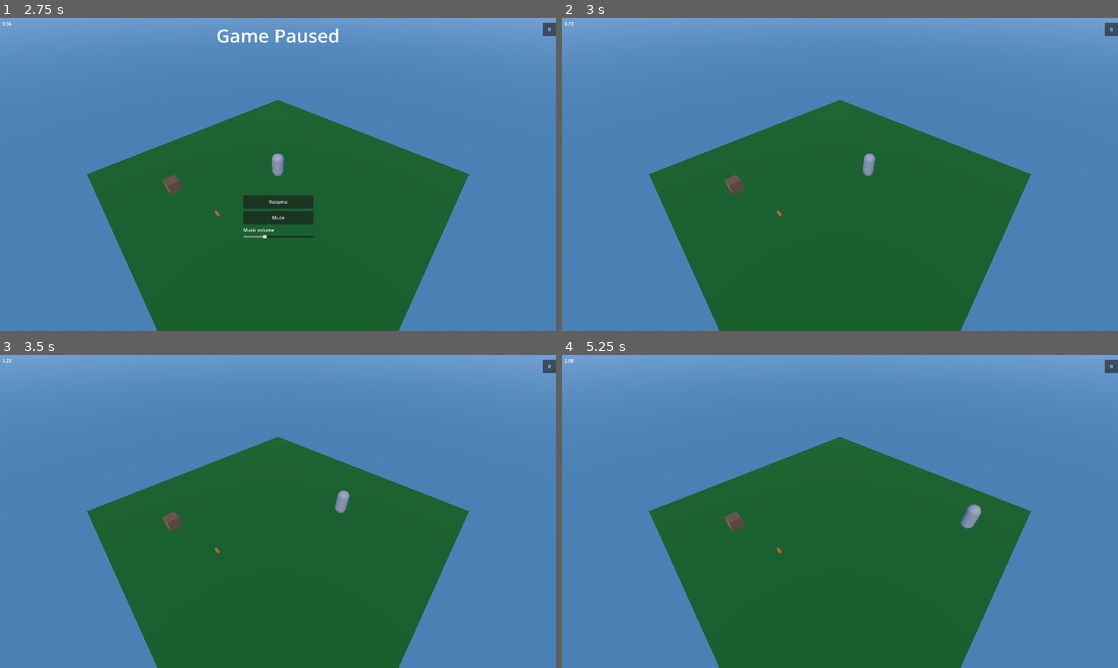
Above: before the commit, frames 1-4 (two rows, left to right).
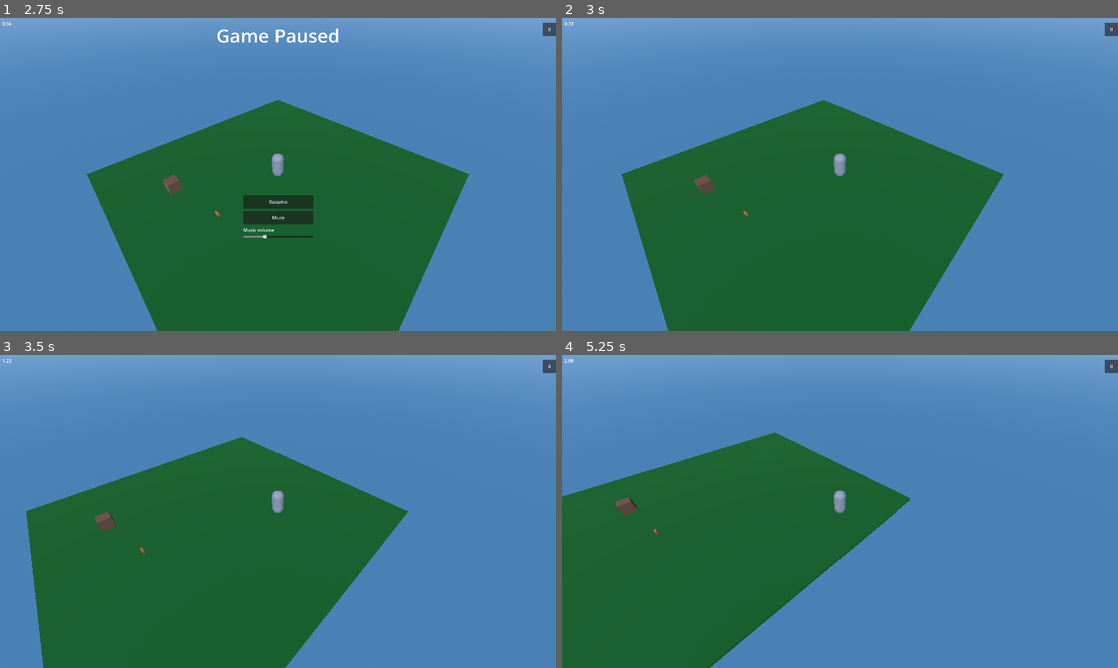
Above: after the commit, the same moments.

Repository: allemansratten/bigmode-2026
Game: Godot game, scene res://scenes/Game.tscn
Same seed, same stepped clock (60 frames per second), same inputs: the game is played once before the commit and once after it. Sound files missing from this copy of the repository are replaced by a short silence.
Inputs:
- Up to frame 1 (2.75 s): click "II" at 0.5 s; click "Resume" at 1.25 s; click "Mute" at 2 s
- Up to frame 2 (3 s): tap Enter at 2.75 s; hold D (move_right) from 2.78 s (still down); tap Shift (dash) at 2.85 s
- Up to frame 3 (3.5 s): keep holding D (move_right)
- Up to frame 4 (5.25 s): release D (move_right) at 3.53 s; hold S (move_back) 3.53-4.28 s; tap E (interact) at 3.6 s; hold D (move_right) 4.28-5.03 s; hold F (throw) 4.28-5.03 s; hold W (move_forward) from 5.03 s (still down); tap Shift (dash) at 5.1 s

Frame 1 is identical in both runs. In frame 2, 9.5% of the frame differs, in the area x 10-85%, y 26-100%; in frame 3, 20%; in frame 4, 36%, in the area x 0-85%, y 24-100%.

Commit message:
Attach camera to player; follow position, keep fixed rotation
- Move Camera3D from Game to Player scene
- game_camera_3d: follow parent global_position + offset each frame
- Lock global_rotation so camera doesn't rotate with player model
- Export offset (default 8, 10, 8) for tuning

Diff:
--- a/scenes/Game.tscn
+++ b/scenes/Game.tscn
@@ -3,9 +3,9 @@
 [ext_resource type="Script" uid="uid://b2qim3ljwi076" path="res://scripts/game.gd" id="1_e3hwy"]
 [ext_resource type="PackedScene" uid="uid://fjrqjm0d4cgo" path="res://scenes/ui/GUI.tscn" id="2_3x8es"]
 [ext_resource type="PackedScene" uid="uid://cplayer001" path="res://scenes/Player.tscn" id="3_player"]
-[ext_resource type="Script" uid="uid://ccvi13rbwbn8w" path="res://scripts/game_camera_3d.gd" id="4_cam"]
 [ext_resource type="PackedScene" uid="uid://brick001" path="res://scenes/items/Brick.tscn" id="5_brick"]
 [ext_resource type="PackedScene" path="res://scenes/items/Crate.tscn" id="6_aug50"]
+[ext_resource type="PackedScene" path="res://scenes/rooms/ExampleRoom.tscn" id="7_kiw3p"]
 
 [sub_resource type="ProceduralSkyMaterial" id="ProceduralSkyMaterial_sky"]
 sky_top_color = Color(0.25, 0.45, 0.75, 1)
@@ -59,9 +59,8 @@
 [node name="DirectionalLight3D" type="DirectionalLight3D" parent="." unique_id=1906586219]
 transform = Transform3D(0.8660253, -0.35355338, 0.3535538, 0, 0.70710725, 0.7071064, -0.50000024, -0.612372, 0.6123727, 0, 5, 0)
 
-[node name="Camera3D" type="Camera3D" parent="." unique_id=1134331709]
-transform = Transform3D(1, 0, 0, 0, 1, 0, 0, 0, 1, 8, 10, 8)
-script = ExtResource("4_cam")
-
 [node name="Crate" parent="." unique_id=149966801 instance=ExtResource("6_aug50")]
 transform = Transform3D(1, 0, 0, 0, 1, 0, 0, 0, 1, -3.9937057, 0.4000004, 6.0330143)
+
+[node name="ExampleRoom" parent="." unique_id=367529650 instance=ExtResource("7_kiw3p")]
+transform = Transform3D(1, 0, 0, 0, 1, 0, 0, 0, 1, 15.286578, 0.52830935, 0)
--- a/scenes/Player.tscn
+++ b/scenes/Player.tscn
@@ -1,6 +1,7 @@
 [gd_scene format=3 uid="uid://cplayer001"]
 
 [ext_resource type="Script" uid="uid://d34iv2yt542bf" path="res://scripts/player.gd" id="1_player"]
+[ext_resource type="Script" uid="uid://ccvi13rbwbn8w" path="res://scripts/game_camera_3d.gd" id="2_cam"]
 
 [sub_resource type="CapsuleShape3D" id="CapsuleShape3D_floor"]
 radius = 0.4
@@ -23,3 +24,7 @@
 
 [node name="HoldPoint" type="Node3D" parent="." unique_id=1479909131]
 transform = Transform3D(-4.371139e-08, 0, 1, 0, 1, 0, -1, 0, -4.371139e-08, 0.6, 0.8, 0)
+
+[node name="Camera3D" type="Camera3D" parent="." unique_id=1134331709]
+transform = Transform3D(1, 0, 0, 0, 1, 0, 0, 0, 1, 8, 10, 8)
+script = ExtResource("2_cam")
--- a/scripts/game_camera_3d.gd
+++ b/scripts/game_camera_3d.gd
@@ -1,7 +1,20 @@
 extends Camera3D
 
-## World position the camera looks at (e.g. floor center or player)
-@export var look_target: Vector3 = Vector3.ZERO
+## World-space offset from the parent (e.g. player). Camera moves with parent but keeps fixed rotation.
+@export var offset: Vector3 = Vector3(8.0, 10.0, 8.0)
+
+var _fixed_rotation: Vector3
 
 func _ready() -> void:
-	look_at(look_target)
+	var parent_3d := get_parent() as Node3D
+	if parent_3d:
+		global_position = parent_3d.global_position + offset
+		look_at(parent_3d.global_position)
+	_fixed_rotation = global_rotation
+
+
+func _process(_delta: float) -> void:
+	var parent_3d := get_parent() as Node3D
+	if parent_3d:
+		global_position = parent_3d.global_position + offset
+		global_rotation = _fixed_rotation
